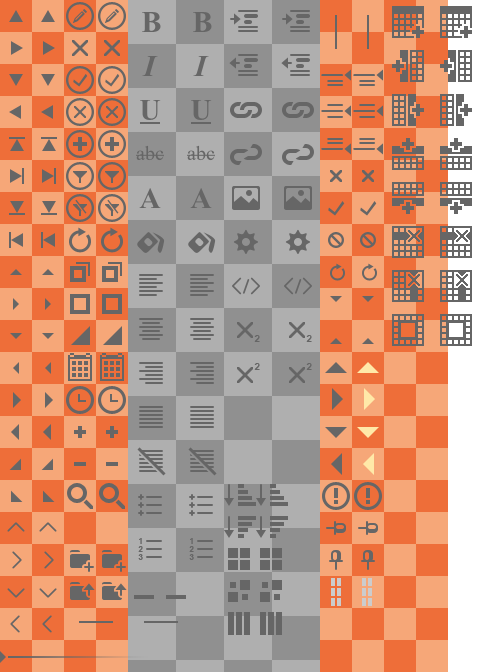
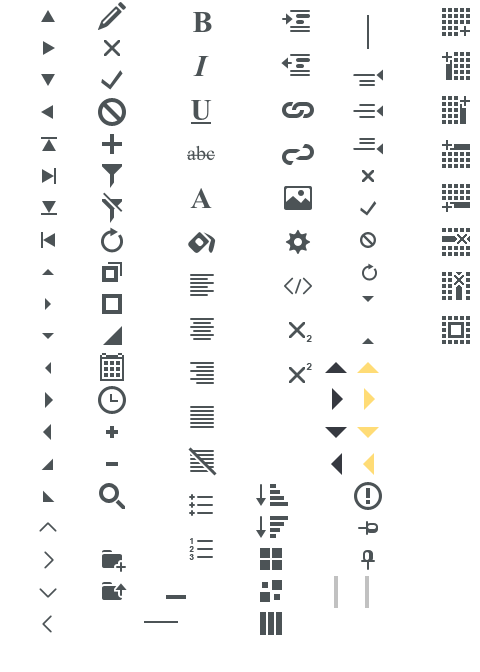
Layer changes from the first (480, 672) image to the second:
painted on "table hover" over [440, 6, 472, 346]
painted on "table" over [392, 6, 424, 346]
renamed "filter copy 3" to "clear-filter copy", painted on it over [102, 192, 123, 223]
renamed "x copy 7" to "deny copy", moved it above "checkmark copy", painted on it over [98, 98, 126, 126]
painted on "pencil copy" over [97, 2, 126, 30]
removed layer "Shape 5 copy 15" from group "Widgets copy" over [98, 2, 126, 30]
removed layer "Shape 5 copy 14" from group "Widgets copy" over [98, 66, 126, 94]
removed layer "Shape 5 copy 13" from group "Widgets copy" over [98, 98, 126, 126]
removed layer "Shape 5 copy 12" from group "Widgets copy" over [98, 130, 126, 158]
removed layer "Shape 5 copy 11" from group "Widgets copy" over [98, 194, 126, 222]
removed layer "Shape 5 copy 10" from group "Widgets copy" over [98, 162, 126, 190]
renamed "x copy 6" to "deny", moved it above "checkmark", painted on it over [66, 98, 94, 126]
painted on "pencil" over [65, 2, 94, 30]
removed layer "Shape 5 copy 8" from group "Widgets" over [66, 2, 94, 30]
removed layer "Shape 5 copy 7" from group "Widgets" over [66, 66, 94, 94]
removed layer "Shape 5 copy 6" from group "Widgets" over [66, 98, 94, 126]
removed layer "Shape 5 copy 5" from group "Widgets" over [66, 130, 94, 158]
removed layer "Shape 5 copy 9" from group "Widgets" over [66, 194, 94, 222]
removed layer "Shape 5" from group "Widgets" over [66, 162, 94, 190]
hid "Layer 5 copy" over [224, 0, 320, 672]
hid "Layer 5" over [128, 0, 224, 672]
hid "Layer 4" over [0, 0, 448, 672]
hid "Layer 1 copy" over [0, 0, 384, 672]
hid "Layer 1" over [0, 0, 384, 672]
…and 11 more changes (9 painted, 1 renamed, 2 stack)
